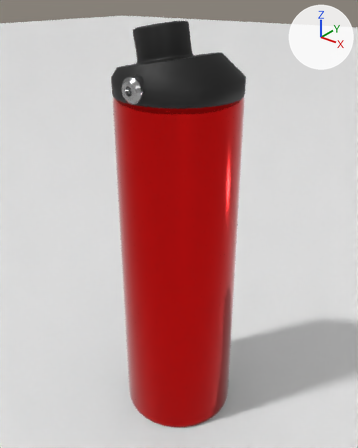
Before and after pictures for a commit that changed the Blender file Render/Cormac Wilson/Render/Stanley Water Bottle.blend.
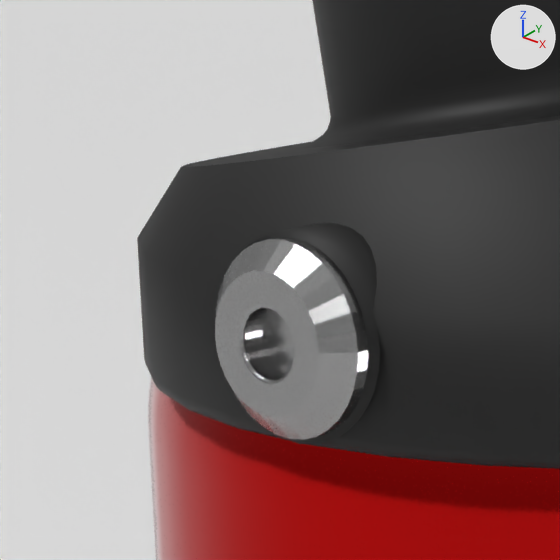
Old and new are each drawn whole from a 50 mm camera at (4.72, -5.9, 7.36) aimed at (-0.06, 0.08, 3.65) and again close up on the part from 26% to 47% of the width and 10% to 27% of the height. Lighting does not change. The marker at upper right points along +X, +Y and +Z. The first two pictures are the older version.

Script lines for the objects in view, before the commit:
```python
me_cylinder = bpy.data.meshes.new('Cylinder')
me_cylinder.from_pydata(...)  # 544 vertices, 484 faces; spans x -0.19..0.19, y 0.795..1.065, z -2.078..-1.697
# faces by material slot: [34, 450]
me_cylinder.materials.append(mat_bottle_lid_material)  # black #000000
me_cylinder.materials.append(mat_bottle_handle_metal_bolts_material)  # grey #999999
me_cylinder_001 = bpy.data.meshes.new('Cylinder.001')
me_cylinder_001.from_pydata(...)  # 544 vertices, 513 faces; spans x -0.44..0.439, y -0.439..0.439, z -0.996..-0.125
me_cylinder_001.polygons.foreach_set('use_smooth', [True] * 513)
me_cylinder_001.materials.append(mat_bottle_body_material)  # red #ba1212
me_cylinder_002 = bpy.data.meshes.new('Cylinder.002')
me_cylinder_002.from_pydata(...)  # 800 vertices, 768 faces; spans x -0.44..0.439, y -0.439..0.439, z -8.962..-7.942
me_cylinder_002.polygons.foreach_set('use_smooth', [True] * 768)
me_cylinder_002.materials.append(mat_bottle_lid_material)  # black #000000
ob_bottle_body = bpy.data.objects.new('Bottle Body', me_cylinder_001)
ob_bottle_body.location = (0.0, 0.0, 6.728)
ob_bottle_body.scale = (2.25, 2.25, 6.75)
ob_bottle_handle = bpy.data.objects.new('Bottle Handle', me_cylinder)
ob_bottle_handle.location = (0.0, 0.0, 7.949)
_m = ob_bottle_handle.modifiers.new('Mirror', 'MIRROR')
_m.use_axis = (False, True, False)
ob_bottle_lid = bpy.data.objects.new('Bottle Lid', me_cylinder_002)
ob_bottle_lid.location = (0.0, 0.0, 14.827)
ob_bottle_lid.scale = (2.25, 2.25, 1.0)
# also in view: 'Plane' at (-9.81, 10.04, 0.0)
```
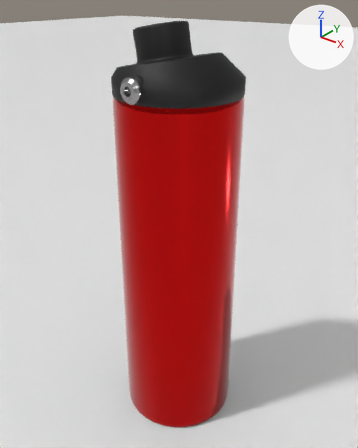
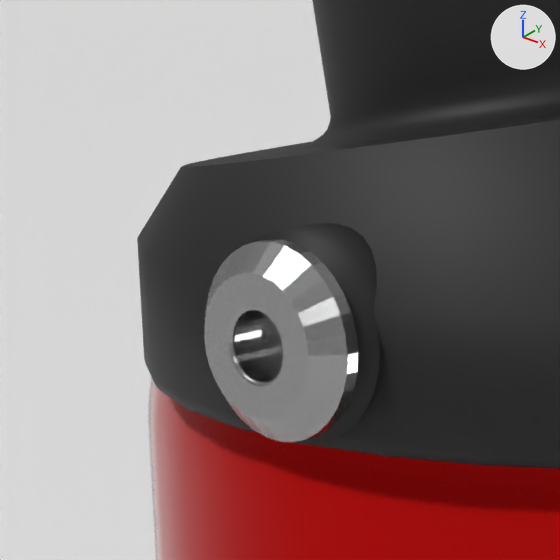
Location of each change, (x1, y1, x2, y2) in pixels of the close-ups (560 x 560 px; the box of a moved part takes in the faces that stretch with it):
'Bottle Handle', reshaped (7% wider)
    before: (215, 223, 380, 445)
    after: (204, 223, 380, 445)
part 1 of me_cylinder, moved or reshaped
    before: (245, 223, 380, 445)
    after: (249, 223, 380, 445)
part 2 of me_cylinder, rebuilt
    before: (215, 237, 368, 440)
    after: (204, 239, 358, 442)

The edits, one by one:
me_cylinder is used by ob_bottle_handle; location (0.0, 0.0, 7.949).
me_cylinder had 544 vertices, 484 faces and spanned x -0.19..0.19, y 0.795..1.065, z -2.078..-1.697.
me_cylinder now has 576 vertices, 516 faces and spans x -0.19..0.19, y 0.797..1.092, z -2.078..-1.697.
me_cylinder part 1: the loose piece of 64 vertices spanning x -0.19..0.19, y 0.795..0.988, z -2.078..-1.697 is moved by (0.0, 0.002, 0.0).
me_cylinder part 2: the loose piece of 480 vertices spanning x -0.178..0.178, y 0.908..1.065, z -2.064..-1.708 is rebuilt with 512 vertices and now spans x -0.178..0.178, y 0.987..1.092, z -2.064..-1.708.
